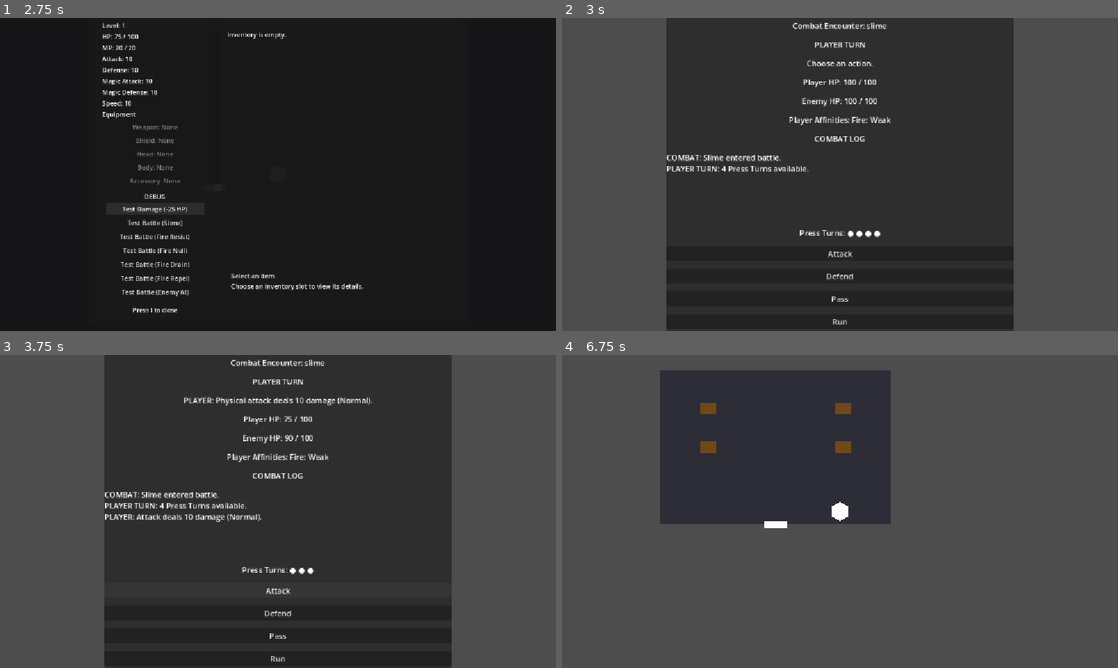
Above: before the commit, frames 1-4 (two rows, left to right).
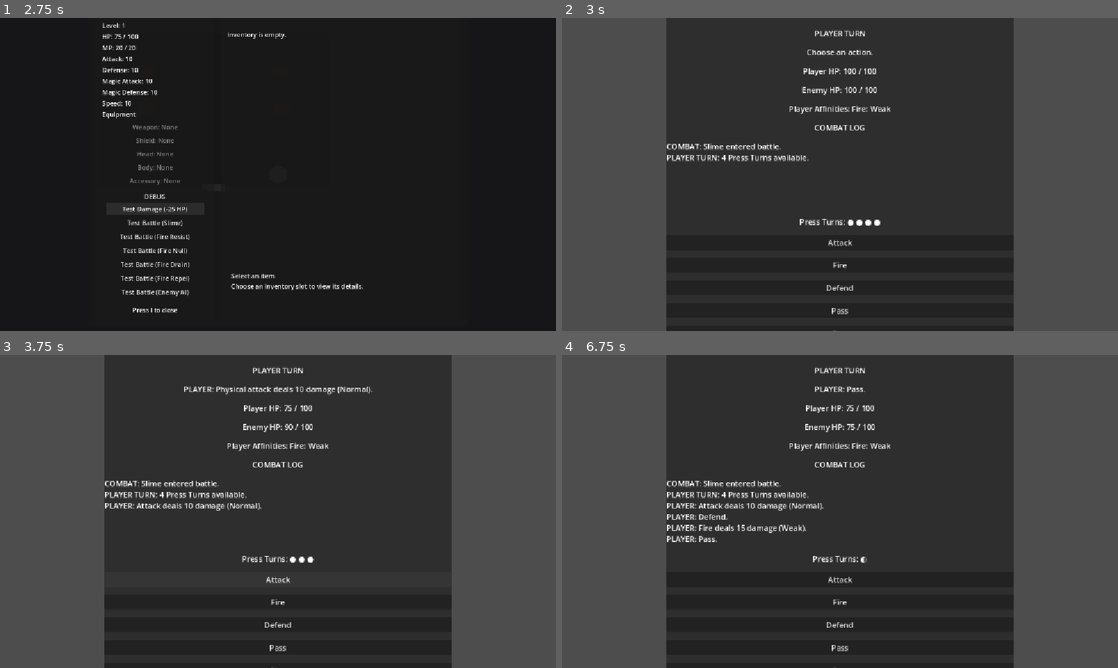
Above: after the commit, the same moments.

Repository: salexume94-pixel/Scripts
Game: Godot game, scene res://scenes/World.tscn
Same seed, same stepped clock (60 frames per second), same inputs: the game is played once before the commit and once after it.
Inputs (mouse positions are in pixels of both pictures, inside the frame that each line leads up to):
- Up to frame 1 (2.75 s): tap Enter at 0.5 s; hold Right (ui_right) 0.53-1.28 s; tap E at 0.6 s; hold Down (ui_down) 1.28-2 s; tap I at 1.35 s; click "Test Damage (-25 HP)" at 2 s
- Up to frame 2 (3 s): click "Test Battle (Slime)" at 2.75 s
- Up to frame 3 (3.75 s): click "Attack" at 3.5 s
- Up to frame 4 (6.75 s): click "Defend" at 4.25 s; click (840, 602) at 5 s, where only the run after the commit has a clickable "Fire"; click "Pass" at 5.75 s; click (840, 658) at 6.5 s, where only the run before the commit has a clickable "Run"

Frame 1 is identical in both runs. In frame 2, 3.4% of the frame differs, in the area x 18-60%, y 1-100%; in frame 3, 4.2%; in frame 4, 45%, in the area x 17-82%, y 0-100%.

Commit message:
Show Fire as a player combat action

Diff:
--- a/scenes/Battle.tscn
+++ b/scenes/Battle.tscn
@@ -75,7 +75,6 @@
 [node name="FireButton" type="Button" parent="CenterContainer/Panel/VBoxContainer"]
 layout_mode = 2
 text = "Fire"
-visible = false
 [connection signal="pressed" from="CenterContainer/Panel/VBoxContainer/FireButton" to="." method="_on_fire_pressed"]
 [node name="CriticalTestButton" type="Button" parent="CenterContainer/Panel/VBoxContainer"]
 layout_mode = 2
@@ -106,5 +105,5 @@
 [connection signal="pressed" from="CenterContainer/Panel/VBoxContainer/VictoryButton" to="." method="_on_victory_pressed"]
 [node name="DescriptionLabel" type="Label" parent="CenterContainer/Panel/VBoxContainer"]
 layout_mode = 2
-text = "Press Turn combat. Attack and Fire use Player action data. The Slime is weak to Fire."
+text = "Press Turn combat. Choose an action, defend, pass, or run."
 horizontal_alignment = 1
